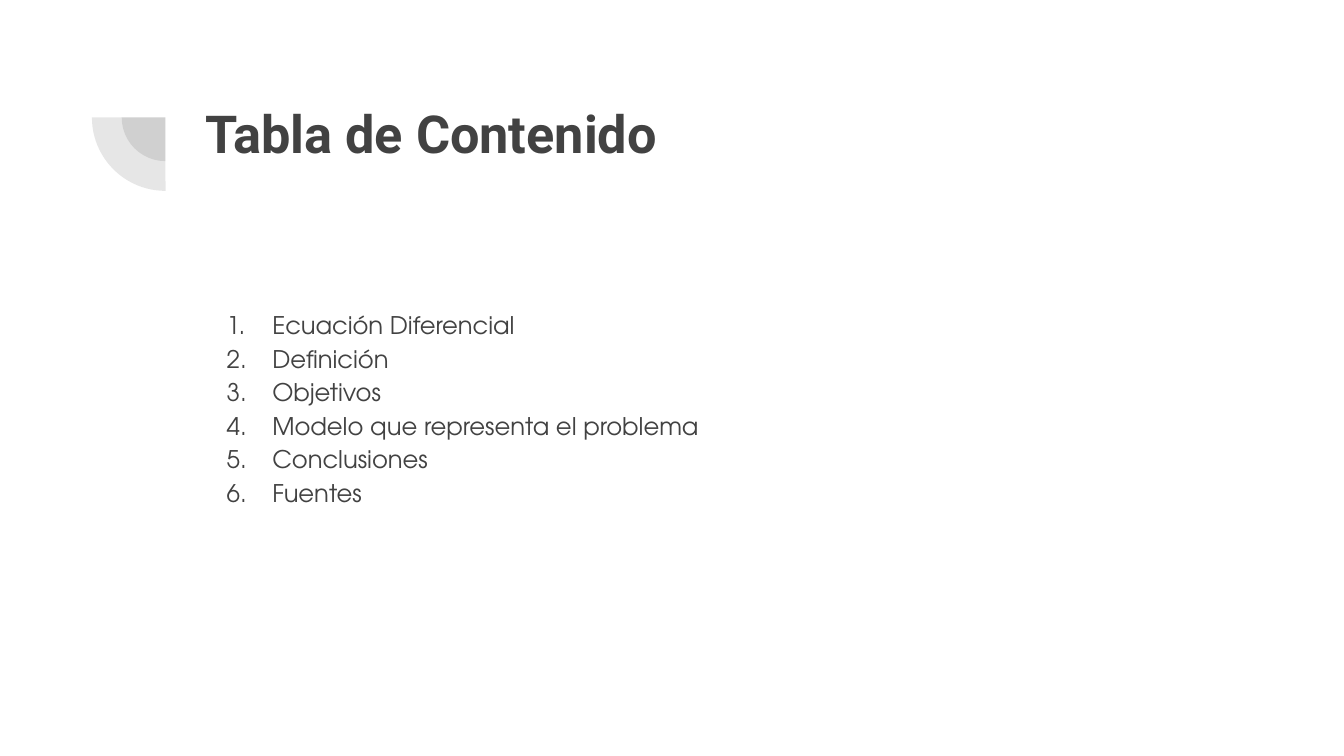
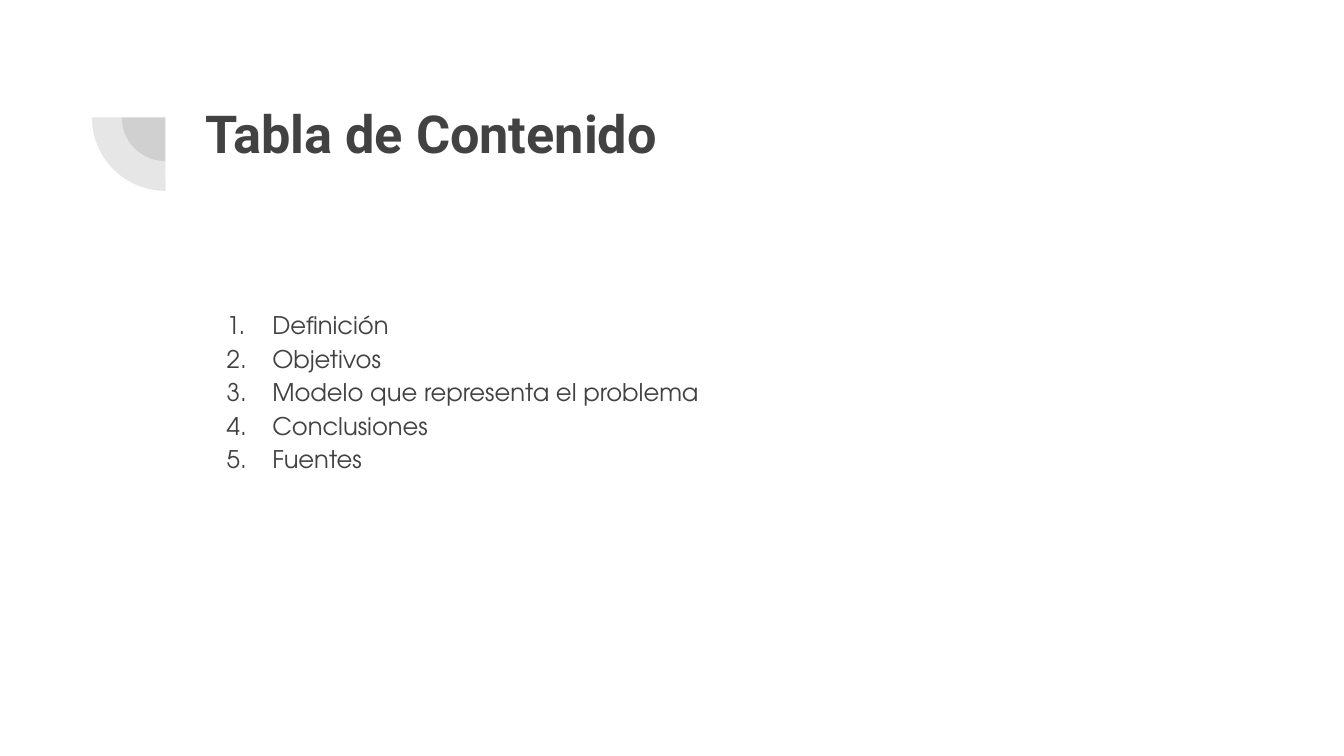
Before and after one commit to sbriones97/proyecto_modulo3, a slide deck: slide 2 of Proyecto_Modulo3.pptx. Drawn at 1344x756 pixels with LibreOffice and Linux fonts; fonts in the diff are those of the drawing. Boxes give left, top, right and bottom in pixels: in the first picture for what was removed or moved away, otherwise in the second. Text is boxed around its words. In the diff, an @@ line names an element or a change of style, - is before the commit and + after.

```diff
--- a/Proyecto_Modulo3.pptx
+++ b/Proyecto_Modulo3.pptx
@@ text at <box>272,315,515,335</box>: paragraph removed @@
-1. Ecuación Diferencial
```
Also in this commit, not shown: 3 other slides changed, 1 slide added, 1 slide removed, 1 other file.
